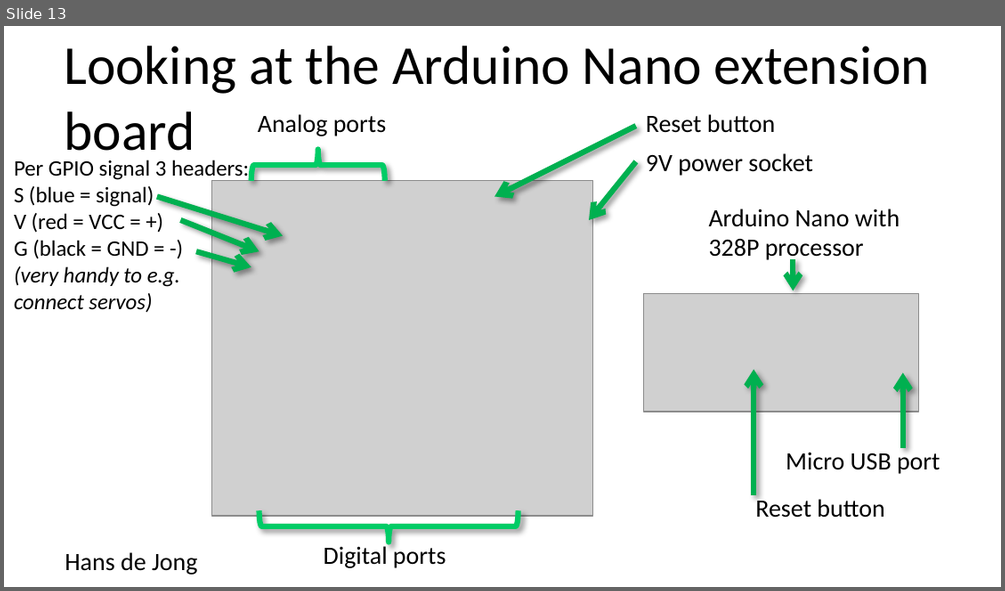
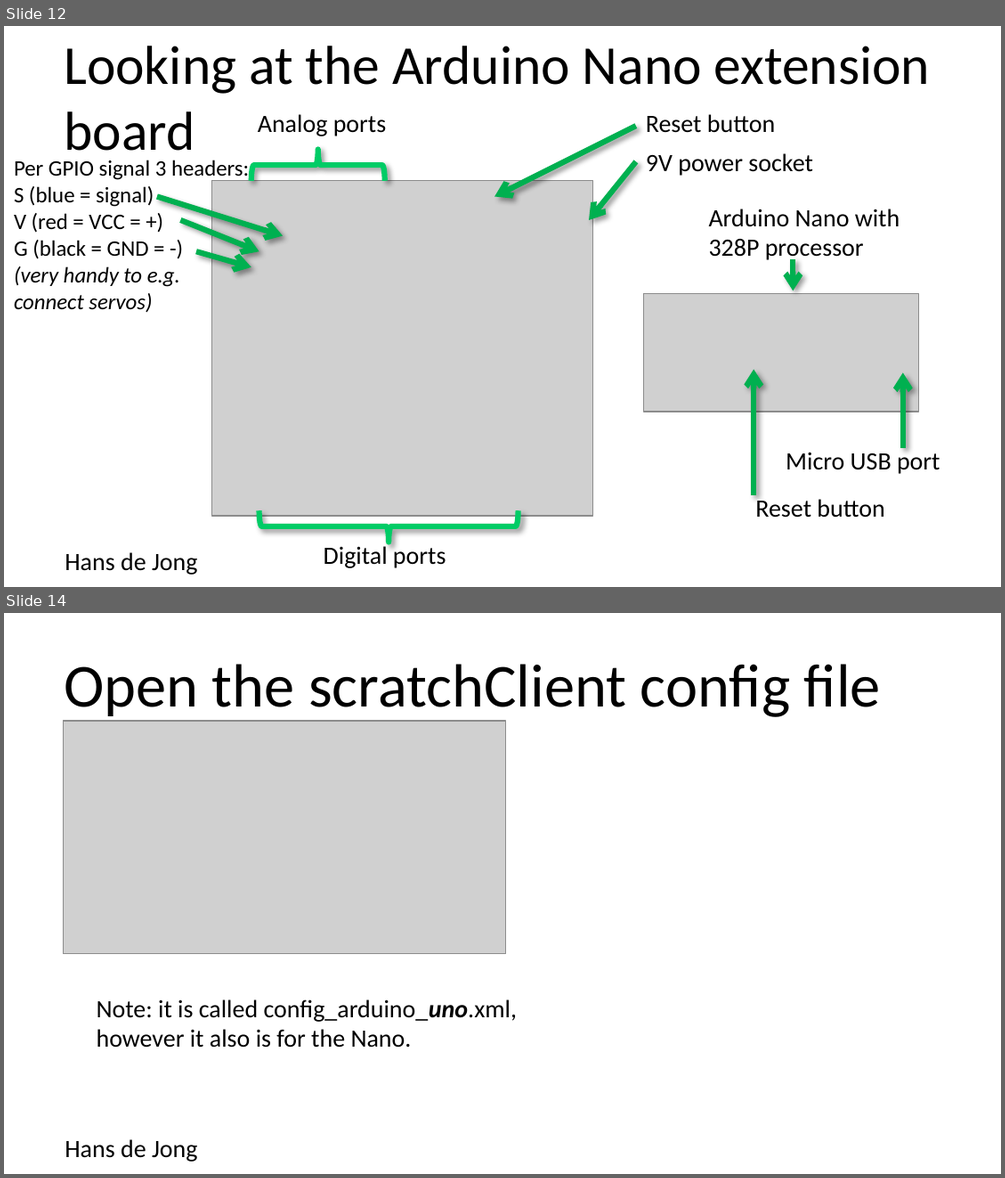
Before and after one commit to hansdejongehv/Weekendschool-PiAndMore, a slide deck: PiAndMore/Part-1--Breadboard/PiAndMore workshop physical computing with Arduino - part 1 - Breadboard v0.1.pptx. Shown one above the other, each under a label of ours: slide 13 before the commit, slides 12 and 14 after it; the slides between them are not shown. The pictures are 1005x591 and 1005x1178 pixels, drawn with LibreOffice and Linux fonts; fonts in the diff are those of the drawing; grey boxes stand for pictures; background and template pictures are left out. Boxes give left, top, right and bottom in pixels: in the first picture for what was removed or moved away, otherwise in the second. Text is boxed around its words. In the diff, an @@ line names an element or a change of style, - is before the commit and + after.

```diff
--- a/PiAndMore/Part-1--Breadboard/PiAndMore workshop physical computing with Arduino - part 1 - Breadboard v0.1.pptx
+++ b/PiAndMore/Part-1--Breadboard/PiAndMore workshop physical computing with Arduino - part 1 - Breadboard v0.1.pptx
@@ slide 14 added at (4,613,1001,1174), background #FFFFFF; not listed: 1 template element that a slide beside it also shows @@
@@ title added at (64,664,881,721), 44 pt, text #000000 @@
+Open the scratchClient config file
@@ picture added at (63,721,506,954) @@
@@ text added at (97,999,518,1047), 18 pt, text #000000 @@
+Note: it is called config_arduino_uno.xml, however it also is for the Nano.
@@ what was slide 13 is now slide 12 @@
```
Also in this commit, not shown: 9 slides changed, 8 other slides added, 7 slides removed, 3 other files.
